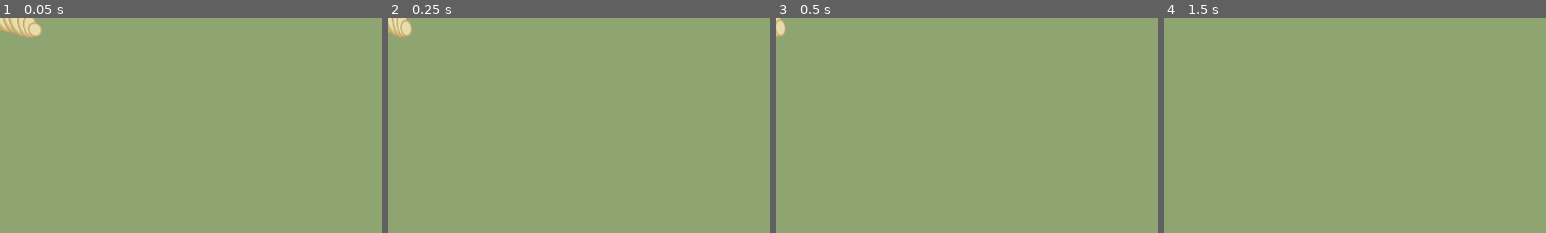
Above: before the commit, frames 1-4 (left to right).
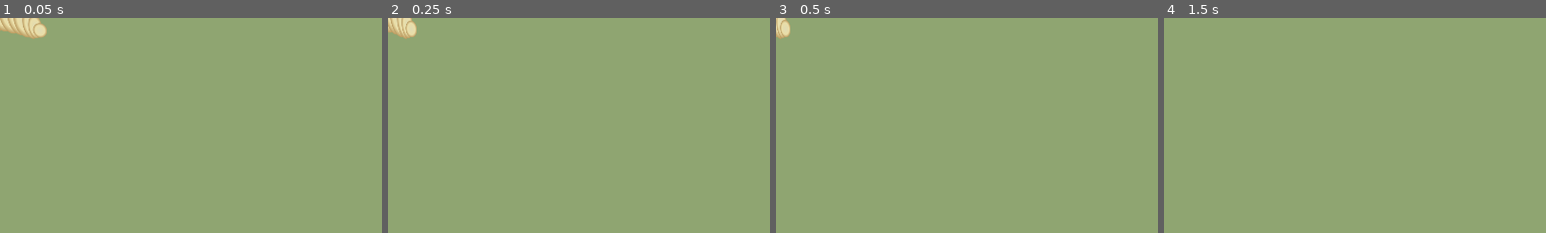
Above: after the commit, the same moments.

Repository: Nodragem/wild-jam-31
Game: Godot game, scene res://scenes/Larva.tscn
The game is run twice, just before and just after one commit, with the same random seed, the same clock (stepped at 60 frames per second) and the same inputs. This scene is started directly instead of the project's main scene.
Inputs:
- Up to frame 1 (0.05 s): no input
- Up to frame 2 (0.25 s): no input
- Up to frame 3 (0.5 s): no input
- Up to frame 4 (1.5 s): hold Right (ui_right) 0.53-1.28 s; hold Space (fire) 0.53-1.28 s; tap Enter at 1.25 s; hold Down (ui_down) from 1.28 s (still down); tap Space (fire) at 1.35 s
The pictures show only the part of the screen within x 0-50%, y 0-50%; the shares and areas given below are measured in that part.

The runs differ from the first frame. In frame 1, 0.4% of the frame differs, in the area x 0-13%, y 0-10%; in frame 2, 0.3%; in frame 3, 0.2%; in frame 4, nothing differs.

Commit message:
adding sounds and recoil

Diff:
--- a/scenes/Bubble.tscn
+++ b/scenes/Bubble.tscn
@@ -2,7 +2,7 @@
 
 [ext_resource path="res://art/vfx/bubble1.png" type="Texture" id=1]
 [ext_resource path="res://scripts/Bullet.gd" type="Script" id=2]
-[ext_resource path="res://scenes/BubbleParticles.tscn" type="PackedScene" id=3]
+[ext_resource path="res://scenes/BubbleParticlesRed.tscn" type="PackedScene" id=3]
 
 [sub_resource type="CircleShape2D" id=1]
 radius = 28.0713
--- /dev/null
+++ b/scenes/BubbleParticlesGreen.tscn
@@ -0,0 +1,17 @@
+[gd_scene load_steps=4 format=2]
+
+[ext_resource path="res://art/vfx/bubble1.png" type="Texture" id=1]
+[ext_resource path="res://art/vfx/bubble_particles.tres" type="Material" id=2]
+[ext_resource path="res://art/sound/hit1.wav" type="AudioStream" id=3]
+
+[node name="BubbleParticles" type="Particles2D"]
+emitting = false
+lifetime = 0.5
+one_shot = true
+explosiveness = 0.94
+process_material = ExtResource( 2 )
+texture = ExtResource( 1 )
+
+[node name="AudioStreamPlayer" type="AudioStreamPlayer" parent="."]
+stream = ExtResource( 3 )
+autoplay = true
--- a/scenes/BubbleParticles.tscn
+++ b/scenes/BubbleParticlesRed.tscn
@@ -1,7 +1,8 @@
-[gd_scene load_steps=3 format=2]
+[gd_scene load_steps=4 format=2]
 
 [ext_resource path="res://art/vfx/bubble2.png" type="Texture" id=1]
 [ext_resource path="res://art/vfx/bubble_particles.tres" type="Material" id=2]
+[ext_resource path="res://art/sound/hit2.wav" type="AudioStream" id=3]
 
 [node name="BubbleParticles" type="Particles2D"]
 emitting = false
@@ -10,3 +11,6 @@
 explosiveness = 0.94
 process_material = ExtResource( 2 )
 texture = ExtResource( 1 )
+
+[node name="AudioStreamPlayer" type="AudioStreamPlayer" parent="."]
+stream = ExtResource( 3 )
--- a/scenes/Farmer.tscn
+++ b/scenes/Farmer.tscn
@@ -34,68 +34,68 @@
 radius = 21.8121
 height = 40.0228
 
+[sub_resource type="AnimationNodeAnimation" id=20]
+animation = "back_idle"
+
 [sub_resource type="AnimationNodeAnimation" id=2]
-animation = "back_idle"
+animation = "back_walk"
 
 [sub_resource type="AnimationNodeAnimation" id=3]
-animation = "back_walk"
+animation = "front_idle"
 
 [sub_resource type="AnimationNodeAnimation" id=4]
-animation = "front_idle"
+animation = "front_walk"
+
+[sub_resource type="AnimationNodeAnimation" id=21]
+animation = "side_idle"
 
 [sub_resource type="AnimationNodeAnimation" id=5]
-animation = "front_walk"
-
-[sub_resource type="AnimationNodeAnimation" id=6]
-animation = "side_idle"
-
-[sub_resource type="AnimationNodeAnimation" id=7]
 animation = "side_walk"
 
+[sub_resource type="AnimationNodeStateMachineTransition" id=6]
+
+[sub_resource type="AnimationNodeStateMachineTransition" id=7]
+
 [sub_resource type="AnimationNodeStateMachineTransition" id=8]
 
-[sub_resource type="AnimationNodeStateMachineTransition" id=9]
-
-[sub_resource type="AnimationNodeStateMachineTransition" id=10]
-
 [sub_resource type="AnimationNodeStateMachineTransition" id=11]
 
-[sub_resource type="AnimationNodeStateMachineTransition" id=12]
-
-[sub_resource type="AnimationNodeStateMachineTransition" id=13]
-
-[sub_resource type="AnimationNodeStateMachineTransition" id=14]
-
-[sub_resource type="AnimationNodeStateMachineTransition" id=15]
-
-[sub_resource type="AnimationNodeStateMachineTransition" id=16]
-
-[sub_resource type="AnimationNodeStateMachineTransition" id=17]
-
-[sub_resource type="AnimationNodeStateMachineTransition" id=18]
-
-[sub_resource type="AnimationNodeStateMachineTransition" id=19]
-
-[sub_resource type="AnimationNodeStateMachine" id=20]
-states/back_idle/node = SubResource( 2 )
+[sub_resource type="AnimationNodeStateMachineTransition" id=22]
+
+[sub_resource type="AnimationNodeStateMachineTransition" id=23]
+
+[sub_resource type="AnimationNodeStateMachineTransition" id=24]
+
+[sub_resource type="AnimationNodeStateMachineTransition" id=25]
+
+[sub_resource type="AnimationNodeStateMachineTransition" id=26]
+
+[sub_resource type="AnimationNodeStateMachineTransition" id=27]
+
+[sub_resource type="AnimationNodeStateMachineTransition" id=28]
+
+[sub_resource type="AnimationNodeStateMachineTransition" id=29]
+
+[sub_resource type="AnimationNodeStateMachine" id=12]
+states/back_idle/node = SubResource( 20 )
 states/back_idle/position = Vector2( 667, 228 )
-states/back_walk/node = SubResource( 3 )
+states/back_walk/node = SubResource( 2 )
 states/back_walk/position = Vector2( 667, -34 )
-states/front_idle/node = SubResource( 4 )
+states/front_idle/node = SubResource( 3 )
 states/front_idle/position = Vector2( 263, 228 )
-states/front_walk/node = SubResource( 5 )
+states/front_walk/node = SubResource( 4 )
 states/front_walk/position = Vector2( 263, -34 )
-states/side_idle/node = SubResource( 6 )
+states/side_idle/node = SubResource( 21 )
 states/side_idle/position = Vector2( 461, 228 )
-states/side_walk/node = SubResource( 7 )
+states/side_walk/node = SubResource( 5 )
 states/side_walk/position = Vector2( 461, -34 )
-transitions = [ "front_idle", "front_walk", SubResource( 8 ), "front_walk", "front_idle", SubResource( 9 ), "front_idle", "back_walk", SubResource( 10 ), "front_idle", "side_walk", SubResource( 11 ), "side_idle", "back_walk", SubResource( 12 ), "back_walk", "back_idle", SubResource( 13 ), "back_idle", "back_walk", SubResource( 14 ), "side_idle", "front_walk", SubResource( 15 ), "back_idle", "front_walk", SubResource( 16 ), "side_idle", "side_walk", SubResource( 17 ), "side_walk", "side_idle", SubResource( 18 ), "back_idle", "side_walk", SubResource( 19 ) ]
+transitions = [ "front_idle", "front_walk", SubResource( 6 ), "front_walk", "front_idle", SubResource( 7 ), "front_idle", "back_walk", SubResource( 8 ), "front_idle", "side_walk", SubResource( 11 ), "side_idle", "back_walk", SubResource( 22 ), "back_walk", "back_idle", SubResource( 23 ), "back_idle", "back_walk", SubResource( 24 ), "side_idle", "front_walk", SubResource( 25 ), "back_idle", "front_walk", SubResource( 26 ), "side_idle", "side_walk", SubResource( 27 ), "side_walk", "side_idle", SubResource( 28 ), "back_idle", "side_walk", SubResource( 29 ) ]
 start_node = "back_idle"
 graph_offset = Vector2( -186, -133.214 )
 
-[sub_resource type="AnimationNodeStateMachinePlayback" id=21]
-
-[sub_resource type="Animation" id=22]
+[sub_resource type="AnimationNodeStateMachinePlayback" id=13]
+
+[sub_resource type="Animation" id=14]
 length = 0.1
 loop = true
 step = 0.05
@@ -1324,7 +1324,6 @@
 texture = ExtResource( 7 )
 
 [node name="side_body" type="Sprite" parent="."]
-visible = false
 position = Vector2( 0, 40.375 )
 texture = ExtResource( 28 )
 __meta__ = {
@@ -1371,7 +1370,8 @@
 texture = ExtResource( 18 )
 
 [node name="back_body" type="Sprite" parent="."]
-position = Vector2( 1.19475, 40.3888 )
+visible = false
+position = Vector2( 1.19477, 39.1183 )
 texture = ExtResource( 17 )
 __meta__ = {
 "_edit_group_": true,
@@ -1411,11 +1411,11 @@
 texture = ExtResource( 25 )
 
 [node name="left_leg" type="Sprite" parent="back_body"]
-position = Vector2( -21.3005, 74.7992 )
+position = Vector2( -21.3005, 74.1937 )
 texture = ExtResource( 29 )
 
 [node name="right_leg" type="Sprite" parent="back_body"]
-position = Vector2( 24.4178, 74.4655 )
+position = Vector2( 24.418, 53.6111 )
 texture = ExtResource( 8 )
 
 [node name="shadow" type="Sprite" parent="."]
@@ -1427,17 +1427,17 @@
 }
 
 [node name="AnimationTree" type="AnimationTree" parent="."]
-tree_root = SubResource( 20 )
+tree_root = SubResource( 12 )
 anim_player = NodePath("../AnimationPlayer")
 active = true
-parameters/playback = SubResource( 21 )
+parameters/playback = SubResource( 13 )
 
 [node name="AnimationPlayer" type="AnimationPlayer" parent="."]
-anims/back_idle = SubResource( 22 )
-anims/back_walk = SubResource( 23 )
-anims/front_idle = SubResource( 24 )
-anims/front_walk = SubResource( 25 )
-anims/side_idle = SubResource( 26 )
-anims/side_walk = SubResource( 27 )
-
-[node name="AudioStreamPlayer" type="AudioStreamPlayer" parent="."]
+anims/back_idle = SubResource( 14 )
+anims/back_walk = SubResource( 15 )
+anims/front_idle = SubResource( 16 )
+anims/front_walk = SubResource( 17 )
+anims/side_idle = SubResource( 18 )
+anims/side_walk = SubResource( 19 )
+
+[node name="Tween" type="Tween" parent="."]
--- a/scenes/Larva.tscn
+++ b/scenes/Larva.tscn
@@ -20,9 +20,10 @@
 }
 
 [sub_resource type="RectangleShape2D" id=2]
-extents = Vector2( 41.7461, 93.3912 )
+extents = Vector2( 30.9345, 66.7305 )
 
 [node name="Larva" type="KinematicBody2D"]
+position = Vector2( 12.5992, 1.88988 )
 script = ExtResource( 2 )
 __meta__ = {
 "_edit_group_": true
@@ -39,6 +40,6 @@
 anims/LarvaMove = SubResource( 1 )
 
 [node name="CollisionShape2D" type="CollisionShape2D" parent="."]
-position = Vector2( -1.2599, 4.40968 )
+position = Vector2( -50.0368, 7.1995 )
 rotation = 1.5708
 shape = SubResource( 2 )
--- a/scripts/Bullet.gd
+++ b/scripts/Bullet.gd
@@ -1,14 +1,15 @@
 extends Area2D
 
 var speed = 1200
-const BubblePcl = preload("res://scenes/BubbleParticles.tscn")
+const BubbleRedPcl = preload("res://scenes/BubbleParticlesRed.tscn")
+const BubbleGreenPcl = preload("res://scenes/BubbleParticlesGreen.tscn")
 
 func _physics_process(delta):
 	position += transform.x * speed * delta
 
 
 func _on_Bubble_body_entered(body: Node) -> void:
-	var particles =  BubblePcl.instance()
+	var particles =  BubbleGreenPcl.instance()
 	owner.add_child(particles)
 	particles.transform = global_transform
 	particles.emitting = true
--- a/scripts/Player.gd
+++ b/scripts/Player.gd
@@ -16,10 +16,15 @@
 
 func _input(event):
 	if event.is_action_pressed("fire"):
+		AudioManager.play("res://art/sound/shoot3.wav")
 		var bullet = BulletScn.instance()
 		owner.add_child(bullet)
 		bullet.set_owner(owner)
 		bullet.transform = muzzle.global_transform
+		var tween = $Tween
+		tween.interpolate_property(self, "position", position,
+		position-muzzle.global_transform.x*20, 0.15,Tween.TRANS_BOUNCE,Tween.EASE_IN,0)
+		tween.start()
 
 
 func _process(delta):
Not shown, added: art/sound/dead_larva1.wav.import
Not shown, added: art/sound/dead_larva2.wav.import
Not shown, added: art/sound/hit1.wav.import
Not shown, added: art/sound/hit2.wav.import
Not shown, added: art/sound/no_oregano.wav.import
Not shown: 5 places in scenes/Farmer.tscn that only renumber resources
Not shown, added: art/sound/dead_larva1.wav
Not shown, added: art/sound/dead_larva2.wav
Not shown, added: art/sound/hit1.wav
Not shown, added: art/sound/hit2.wav
Not shown, added: art/sound/no_oregano.wav
